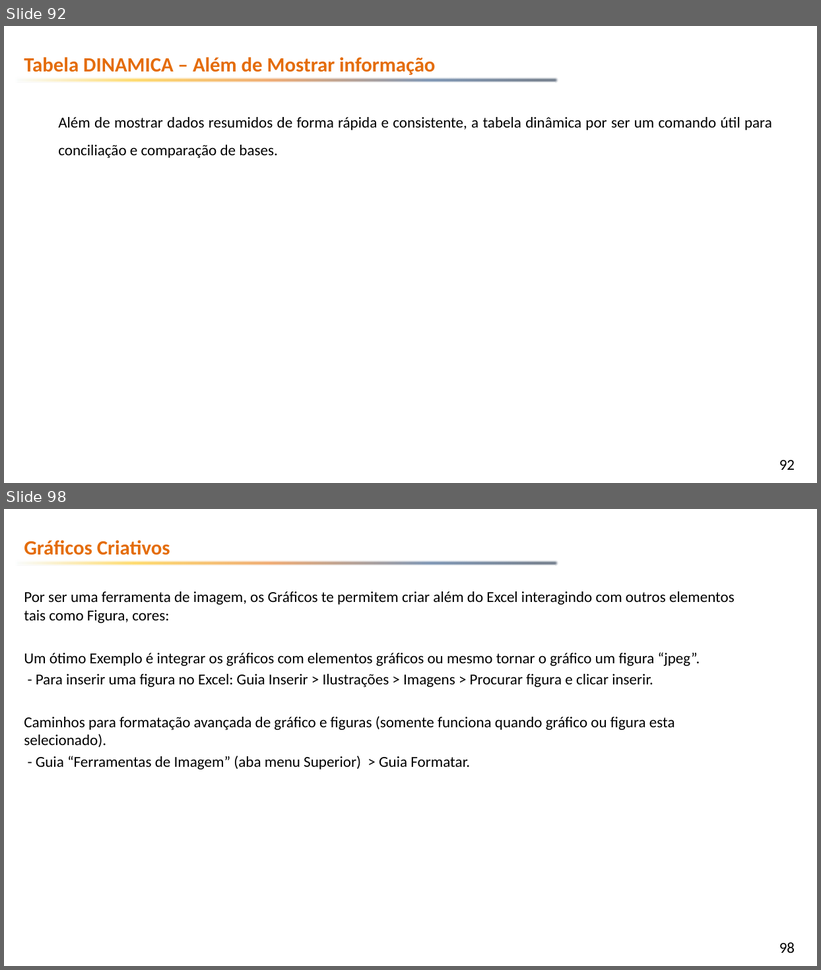
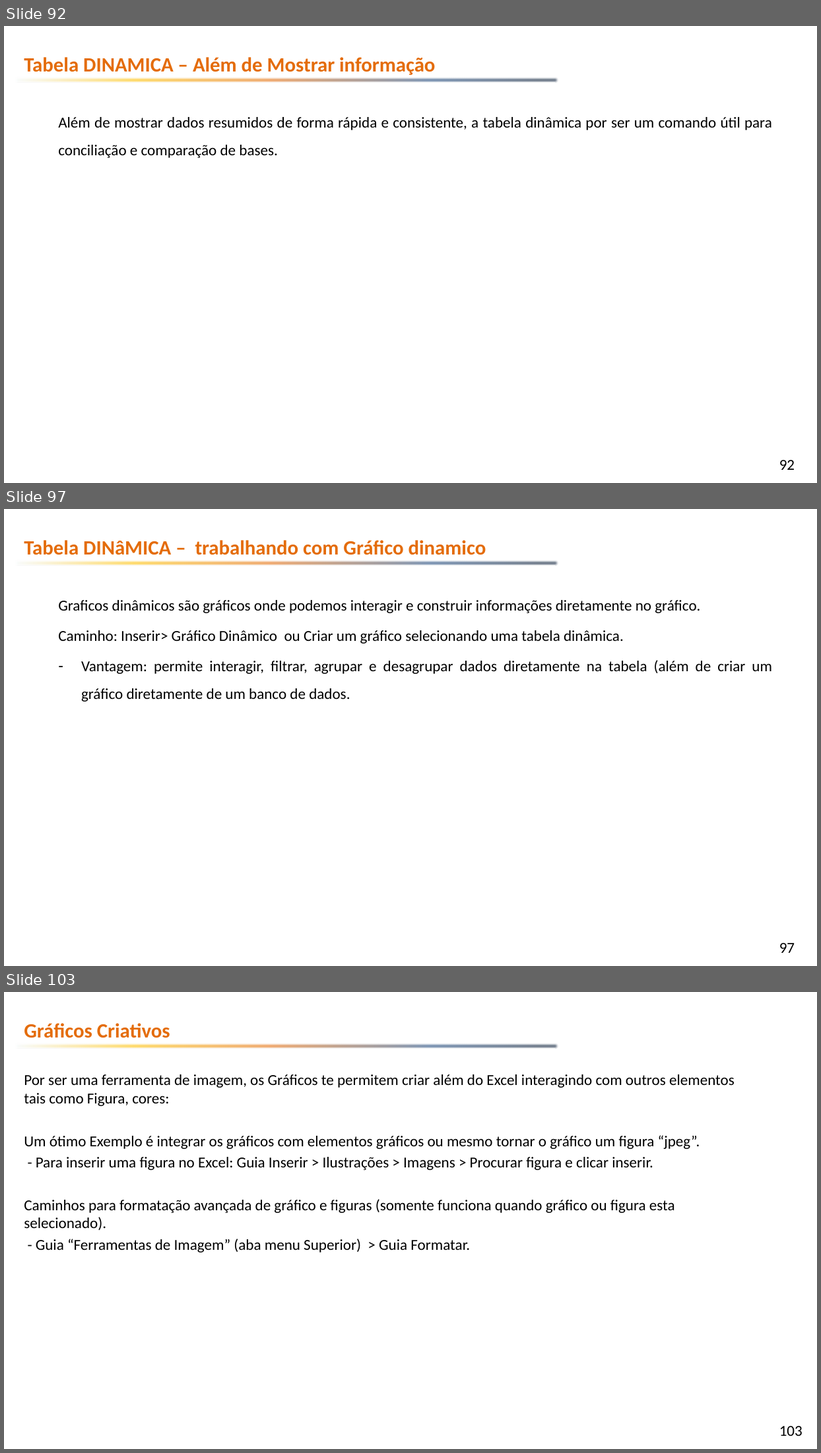
Before and after one commit to emerson-fenrir/Excel_Basico, a slide deck: Professor/Aula3.pptx. Shown one above the other, each under a label of ours: slides 92 and 98 before the commit, slides 92, 97 and 103 after it; the slides between them are not shown. The pictures are 821x970 and 821x1453 pixels, drawn with LibreOffice and Linux fonts; fonts in the diff are those of the drawing; background and template pictures are left out. Boxes give left, top, right and bottom in pixels: in the first picture for what was removed or moved away, otherwise in the second. Text is boxed around its words. In the diff, an @@ line names an element or a change of style, - is before the commit and + after.

```diff
--- a/Professor/Aula3.pptx
+++ b/Professor/Aula3.pptx
@@ slide 97 added at bbox=[4, 509, 817, 966], background picture (left out); not listed: 2 template elements that a slide beside it also shows @@
@@ text added at bbox=[24, 540, 486, 555], 24 pt, text #E46C0A, bold @@
+Tabela DINâMICA – trabalhando com Gráfico dinamico
@@ text added at bbox=[58, 600, 772, 702], 18 pt, text #000000 @@
+Graficos dinâmicos são gráficos onde podemos interagir e construir informações diretamente no gráfico.
+Caminho: Inserir> Gráfico Dinâmico ou Criar um gráfico selecionando uma tabela dinâmica.
+– Vantagem: permite interagir, filtrar, agrupar e desagrupar dados diretamente na tabela (além de criar um gráfico diretamente de um banco de dados.
@@ what was slide 98 is now slide 103 @@
@@ page number at bbox=[780, 1426, 803, 1436]: text changed @@
-98
+103
```
Also in this commit, not shown: 1 slide changed, 4 other slides added, 6 other files.
